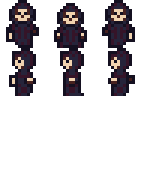
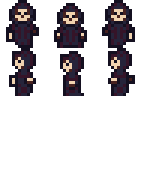
Before/after of a w=144, h=192 layered artwork. What changed in the layer stack:
painted on "Left" over (x1=60, y1=48, x2=84, y2=90)
